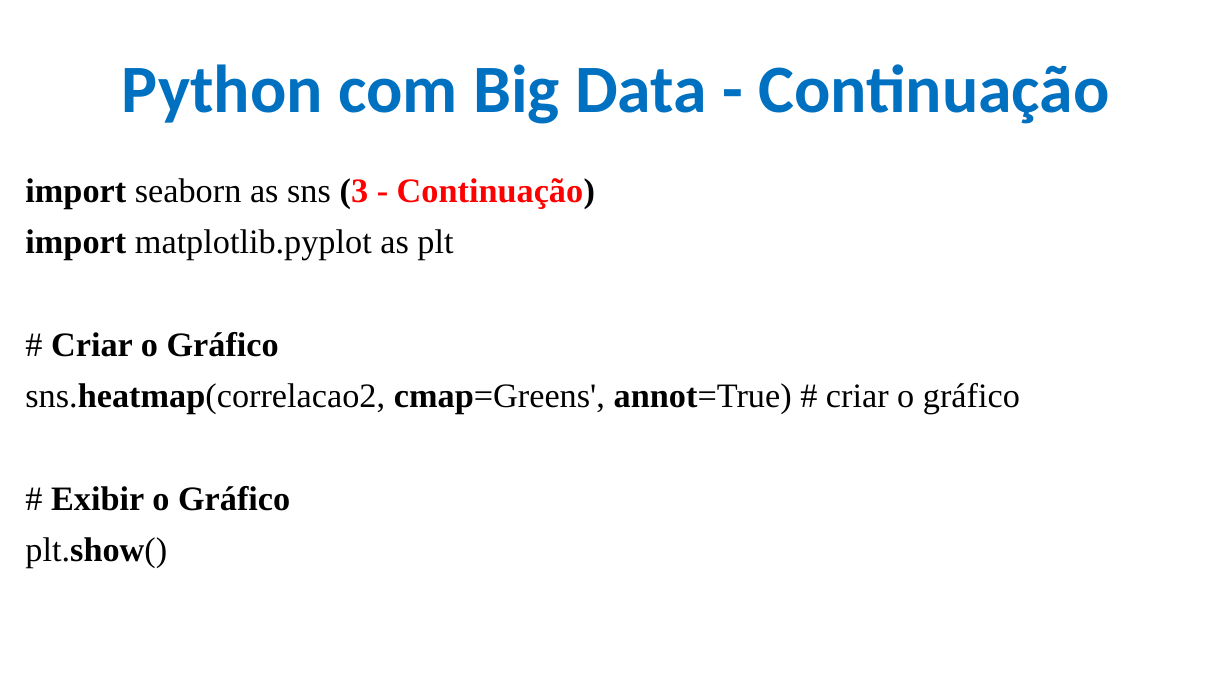
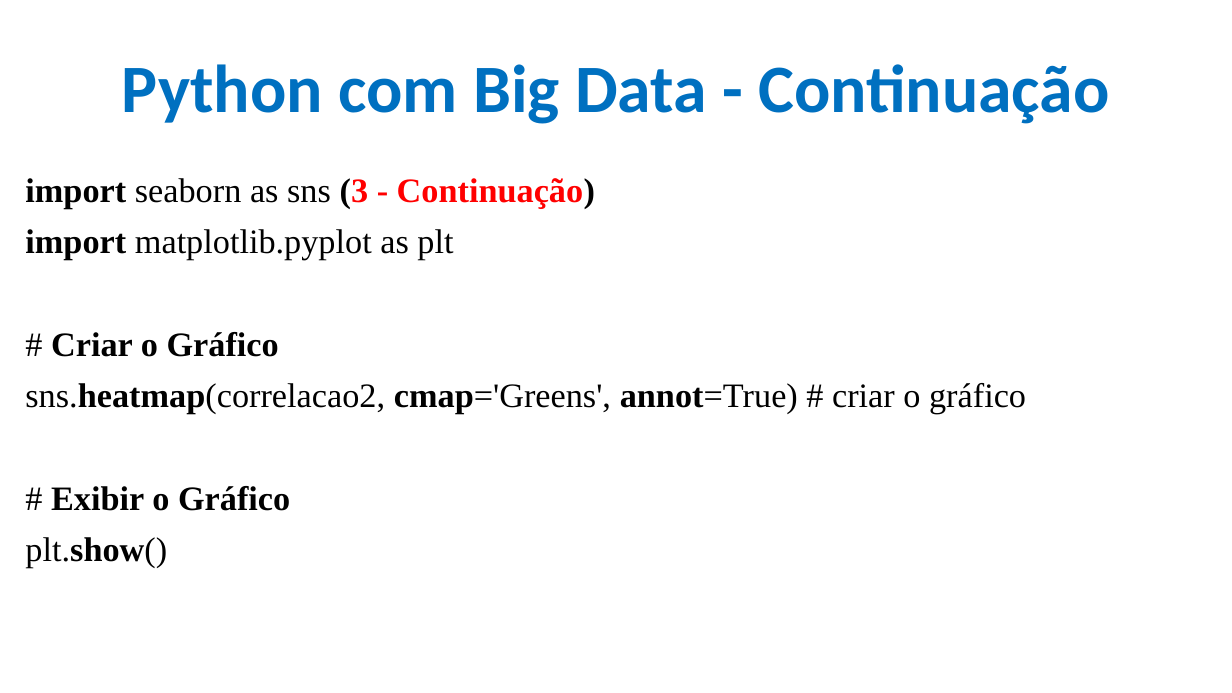
Before and after one commit to CloudEducationBrazil/WydenArea1AplicacaoCloudIndustria40Python, a slide deck: slide 10 of 01 Classes/Aula 11 - Aplicação Cloud Indústria 40 Python Integração Cloud Big Data Parte 2.pptx. Drawn at 1232x693 pixels with LibreOffice and Linux fonts; fonts in the diff are those of the drawing; background and template pictures are left out. Boxes give left, top, right and bottom in pixels: in the first picture for what was removed or moved away, otherwise in the second. Text is boxed around its words. In the diff, an @@ line names an element or a change of style, - is before the commit and + after.

Commit message:
Big Data IoT Python UniRuy Wyden ...

```diff
--- a/01 Classes/Aula 11 - Aplicação Cloud Indústria 40 Python Integração Cloud Big Data Parte 2.pptx
+++ b/01 Classes/Aula 11 - Aplicação Cloud Indústria 40 Python Integração Cloud Big Data Parte 2.pptx
@@ text at (25, 383, 1026, 414): text changed @@
-sns.heatmap(correlacao2, cmap=Greens', annot=True) # criar o gráfico
+sns.heatmap(correlacao2, cmap='Greens', annot=True) # criar o gráfico
```
Also in this commit, not shown: 6 other slides changed, 2 other files.
